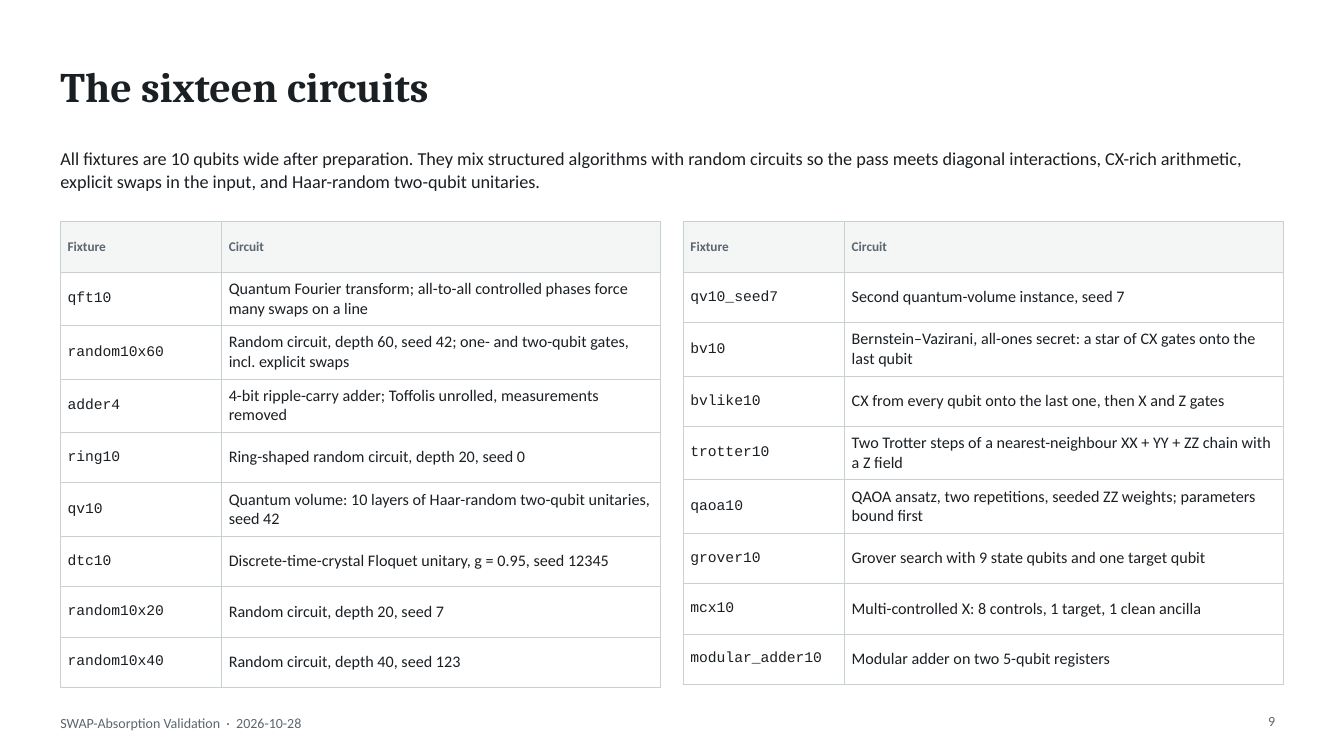
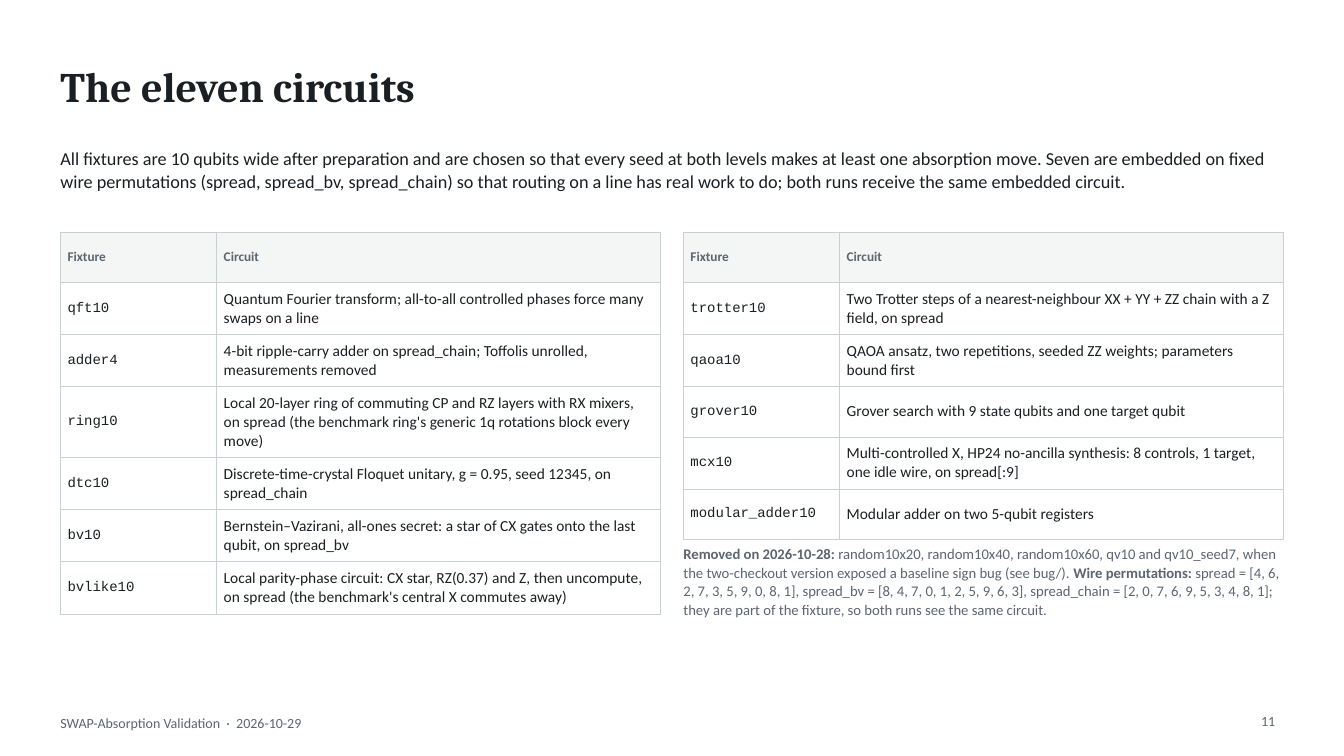
Before and after one commit to AI-native-Systems-Research/qiskit-swap-asbsorption-validation, a slide deck: slide 11 of swap_absorption_validation.pptx (slide 9 before the commit). Drawn at 1344x756 pixels with LibreOffice and Linux fonts; fonts in the diff are those of the drawing. Boxes give left, top, right and bottom in pixels: in the first picture for what was removed or moved away, otherwise in the second. Text is boxed around its words. In the diff, an @@ line names an element or a change of style, - is before the commit and + after.

```diff
--- a/swap_absorption_validation.pptx
+++ b/swap_absorption_validation.pptx
@@ title at bbox=[60, 72, 415, 103]: text changed @@
-The sixteen circuits
+The eleven circuits
@@ text at bbox=[60, 152, 1265, 191]: text changed @@
-All fixtures are 10 qubits wide after preparation. They mix structured algorithms with random circuits so the pass meets diagonal interactions, CX-rich arithmetic, explicit swaps in the input, and Haar-random two-qubit unitaries.
+All fixtures are 10 qubits wide after preparation and are chosen so that every seed at both levels makes at least one absorption move. Seven are embedded on fixed wire permutations (spread, spread_bv, spread_chain) so that routing on a line has real work to do; both runs receive the same embedded circuit.
@@ table at bbox=[60, 232, 660, 609] @@
-row 3: random10x60 | Random circuit, depth 60, seed 42; one- and two-qubit gates, incl. explicit swaps
-row 4: adder4 | 4-bit ripple-carry adder; Toffolis unrolled, measurements removed
-row 5: ring10 | Ring-shaped random circuit, depth 20, seed 0
-row 6: qv10 | Quantum volume: 10 layers of Haar-random two-qubit unitaries, seed 42
-row 7: dtc10 | Discrete-time-crystal Floquet unitary, g = 0.95, seed 12345
-row 8: random10x20 | Random circuit, depth 20, seed 7
-row 9: random10x40 | Random circuit, depth 40, seed 123
+row 3: adder4 | 4-bit ripple-carry adder on spread_chain; Toffolis unrolled, measurements removed
+row 4: ring10 | Local 20-layer ring of commuting CP and RZ layers with RX mixers, on spread (the benchmark ring's generic 1q rotations block every move)
+row 5: dtc10 | Discrete-time-crystal Floquet unitary, g = 0.95, seed 12345, on spread_chain
+row 6: bv10 | Bernstein–Vazirani, all-ones secret: a star of CX gates onto the last qubit, on spread_bv
+row 7: bvlike10 | Local parity-phase circuit: CX star, RZ(0.37) and Z, then uncompute, on spread (the benchmark's central X commutes away)
@@ table: place and size @@
-table at bbox=[60, 222, 660, 674]
+table at bbox=[60, 232, 660, 609]
@@ table at bbox=[684, 232, 1284, 526] @@
-row 2: qv10_seed7 | Second quantum-volume instance, seed 7
-row 3: bv10 | Bernstein–Vazirani, all-ones secret: a star of CX gates onto the last qubit
-row 4: bvlike10 | CX from every qubit onto the last one, then X and Z gates
-row 5: trotter10 | Two Trotter steps of a nearest-neighbour XX + YY + ZZ chain with a Z field
+row 2: trotter10 | Two Trotter steps of a nearest-neighbour XX + YY + ZZ chain with a Z field, on spread
-row 5, column 2: Multi-controlled X: 8 controls, 1 target, 1 clean ancilla
+row 5, column 2: Multi-controlled X, HP24 no-ancilla synthesis: 8 controls, 1 target, one idle wire, on spread[:9]
@@ table: place and size @@
-table at bbox=[684, 222, 1284, 671]
+table at bbox=[684, 232, 1284, 526]
@@ text added at bbox=[683, 548, 1279, 618], 10.5 pt, text #5B6670 @@
+Removed on 2026-10-28: random10x20, random10x40, random10x60, qv10 and qv10_seed7, when the two-checkout version exposed a baseline sign bug (see bug/). Wire permutations: spread = [4, 6, 2, 7, 3, 5, 9, 0, 8, 1], spread_bv = [8, 4, 7, 0, 1, 2, 5, 9, 6, 3], spread_chain = [2, 0, 7, 6, 9, 5, 3, 4, 8, 1]; they are part of the fixture, so both runs see the same circuit.
@@ text at bbox=[60, 718, 301, 730]: text changed @@
-SWAP-Absorption Validation · 2026-10-28
+SWAP-Absorption Validation · 2026-10-29
@@ page number at bbox=[1261, 717, 1275, 726]: text changed @@
-9
+11
```
Also in this commit, not shown: 16 other slides changed, 3 slides added, 1 slide removed, 5 other files.
